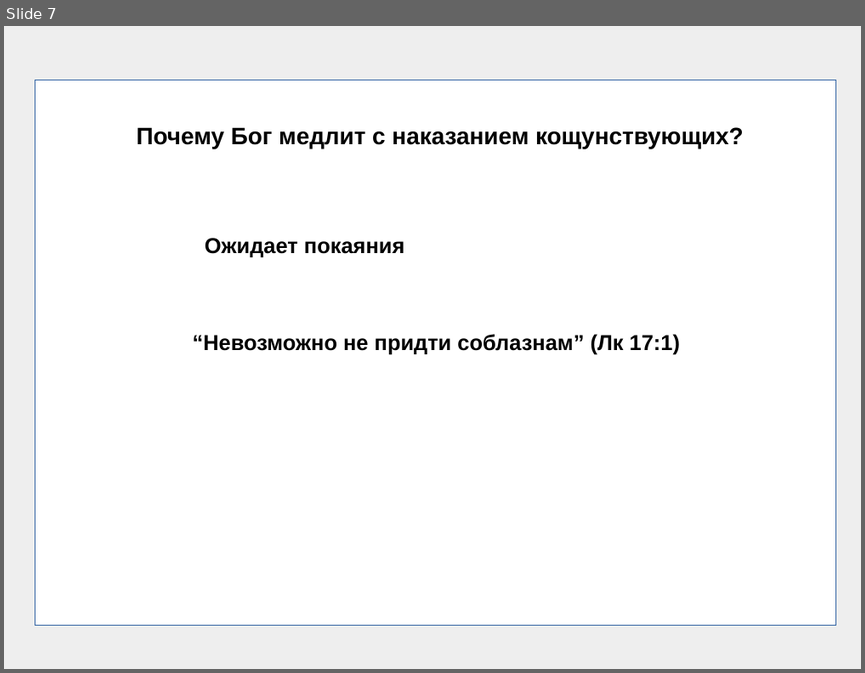
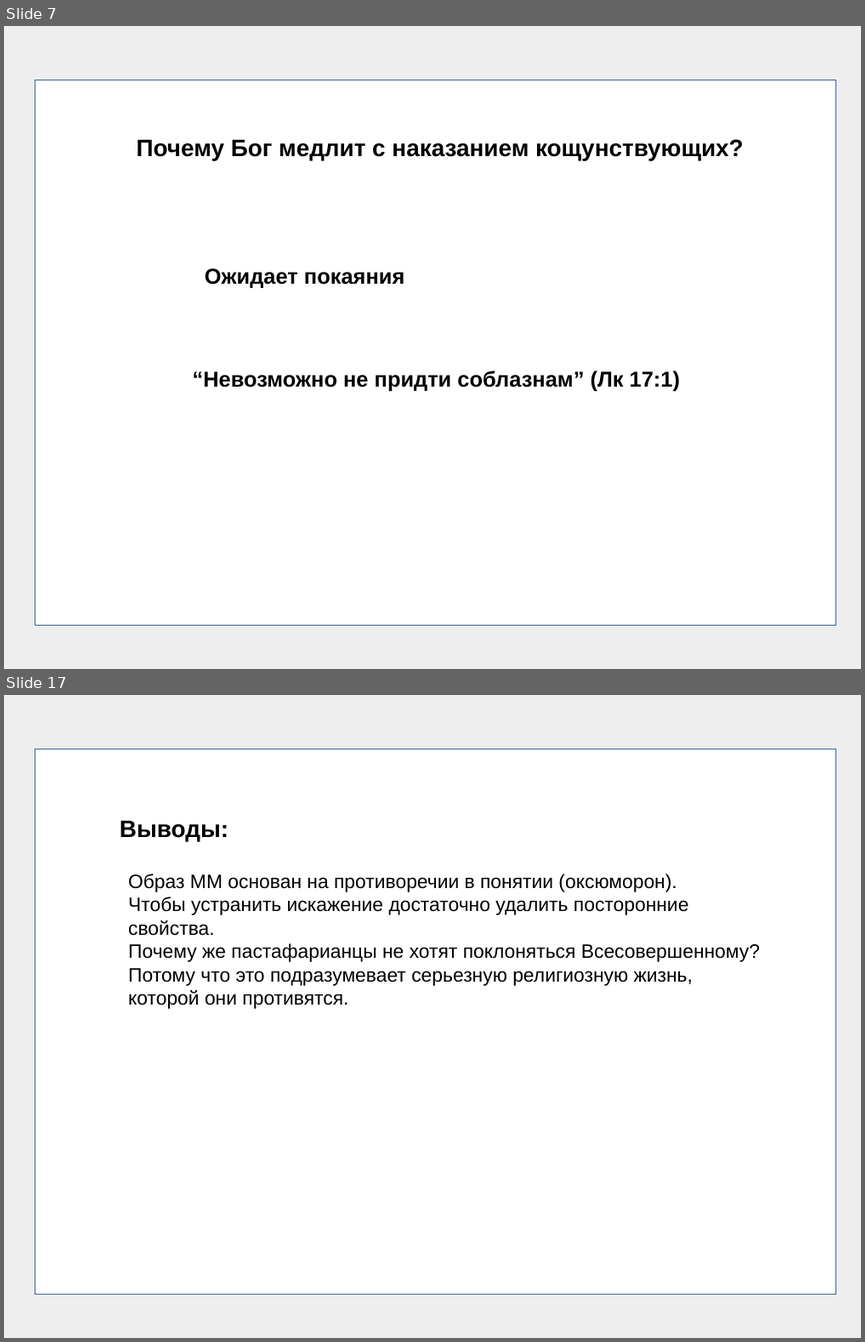
Before and after one commit to frpaul/ob, a slide deck: presentations/blasphemy01.odp. Shown one above the other, each under a label of ours: slide 7 before the commit, slides 7 and 17 after it; the slides between them are not shown. The pictures are 865x673 and 865x1342 pixels, drawn with LibreOffice and Linux fonts; fonts in the diff are those of the drawing. Boxes give left, top, right and bottom in pixels: in the first picture for what was removed or moved away, otherwise in the second. Text is boxed around its words. In the diff, an @@ line names an element or a change of style, - is before the commit and + after.

```diff
--- a/presentations/blasphemy01.odp
+++ b/presentations/blasphemy01.odp
@@ slide 17 added at bbox=[4, 695, 861, 1338], background #EEEEEE @@
@@ rectangle added at bbox=[35, 749, 836, 1293], fill #FFFFFF, outline #3465A4 0 pt @@
@@ text added at bbox=[120, 820, 228, 841], 22 pt, text #000000, bold @@
+Выводы:
@@ text added at bbox=[128, 873, 760, 986], 18 pt, text #000000 @@
+Образ ММ основан на противоречии в понятии (оксюморон).
+Чтобы устранить искажение достаточно удалить посторонние свойства.
+Почему же пастафарианцы не хотят поклоняться Всесовершенному?
+Потому что это подразумевает серьезную религиозную жизнь, которой они противятся.
@@ slide 7 changed as well @@
@@ text "Почему Бог медлит с наказанием ...": place and size @@
-text "Почему Бог медлит с наказанием ..." at bbox=[137, 127, 744, 148]
+text "Почему Бог медлит с наказанием ..." at bbox=[137, 139, 744, 160]
@@ text "Ожидает покаяния": place and size @@
-text "Ожидает покаяния" at bbox=[205, 238, 404, 257]
+text "Ожидает покаяния" at bbox=[205, 268, 404, 288]
@@ text "“Невозможно не придти соблазнам” (Лк ...": place and size @@
-text "“Невозможно не придти соблазнам” (Лк ..." at bbox=[193, 334, 680, 355]
+text "“Невозможно не придти соблазнам” (Лк ..." at bbox=[193, 370, 680, 392]
```
Also in this commit, not shown: 2 other slides changed, 10 other slides added, 2 slides removed, 5 other files.
